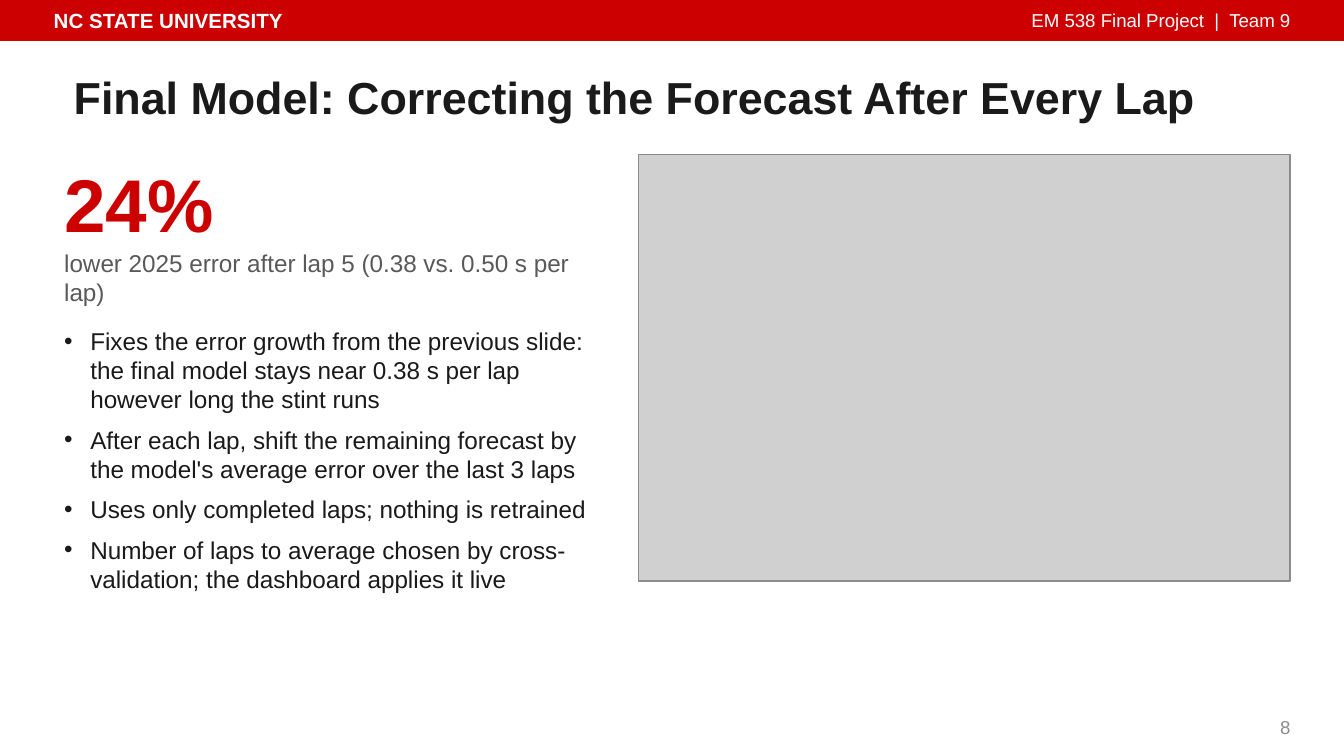
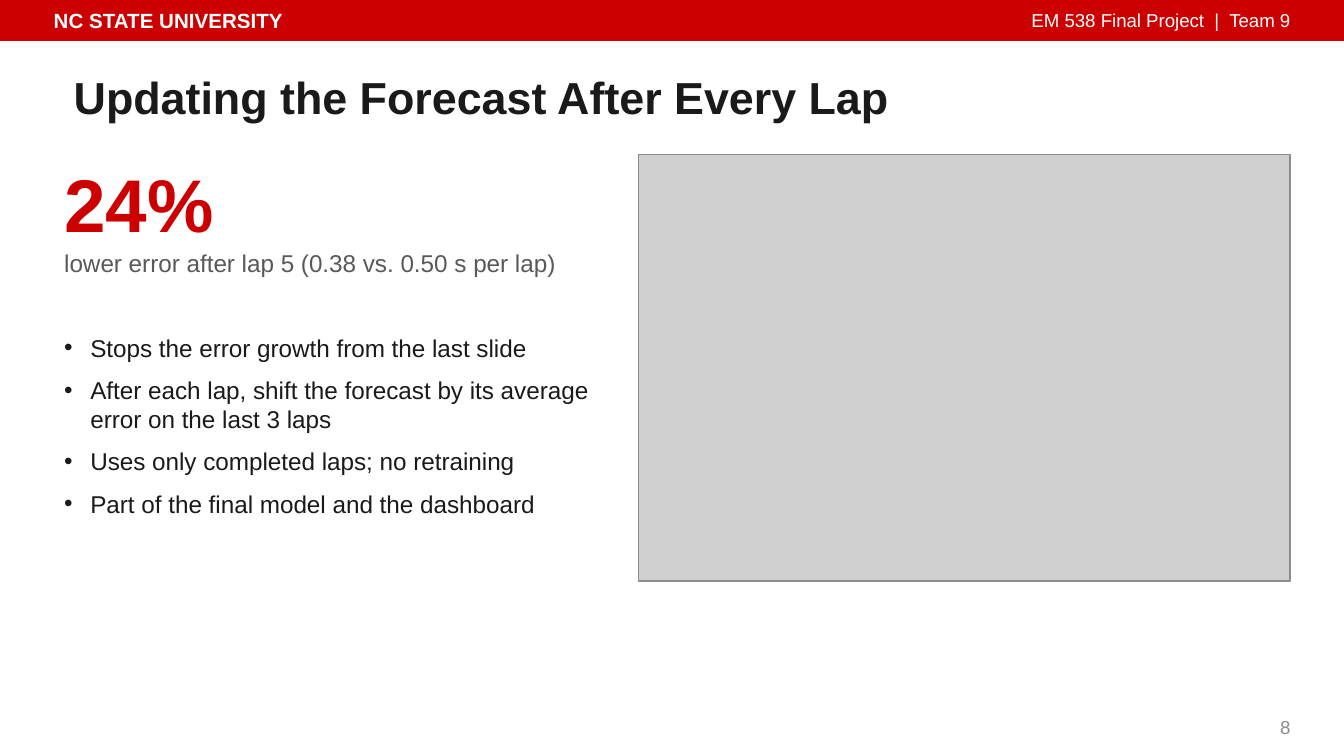
Before and after one commit to isaiahnick/f1-tire-degradation, a slide deck: slide 8 of reports/presentation/PitWall_Final_Presentation.pptx. Drawn at 1344x756 pixels with LibreOffice and Linux fonts; fonts in the diff are those of the drawing; grey boxes stand for pictures. Boxes give left, top, right and bottom in pixels: in the first picture for what was removed or moved away, otherwise in the second. Text is boxed around its words. In the diff, an @@ line names an element or a change of style, - is before the commit and + after.

```diff
--- a/reports/presentation/PitWall_Final_Presentation.pptx
+++ b/reports/presentation/PitWall_Final_Presentation.pptx
@@ title at box(74, 81, 889, 123): text changed @@
-Final Model: Correcting the Forecast After Every Lap
+Updating the Forecast After Every Lap
@@ text at box(64, 254, 555, 277): text changed @@
-lower 2025 error after lap 5 (0.38 vs. 0.50 s per lap)
+lower error after lap 5 (0.38 vs. 0.50 s per lap)
@@ text at box(90, 339, 589, 514): text changed @@
-• Fixes the error growth from the previous slide: the final model stays near 0.38 s per lap however long the stint runs
-• After each lap, shift the remaining forecast by the model's average error over the last 3 laps
-• Uses only completed laps; nothing is retrained
-• Number of laps to average chosen by cross-validation; the dashboard applies it live
+• Stops the error growth from the last slide
+• After each lap, shift the forecast by its average error on the last 3 laps
+• Uses only completed laps; no retraining
+• Part of the final model and the dashboard
```
Also in this commit, not shown: 6 other slides changed, 1 other file.
